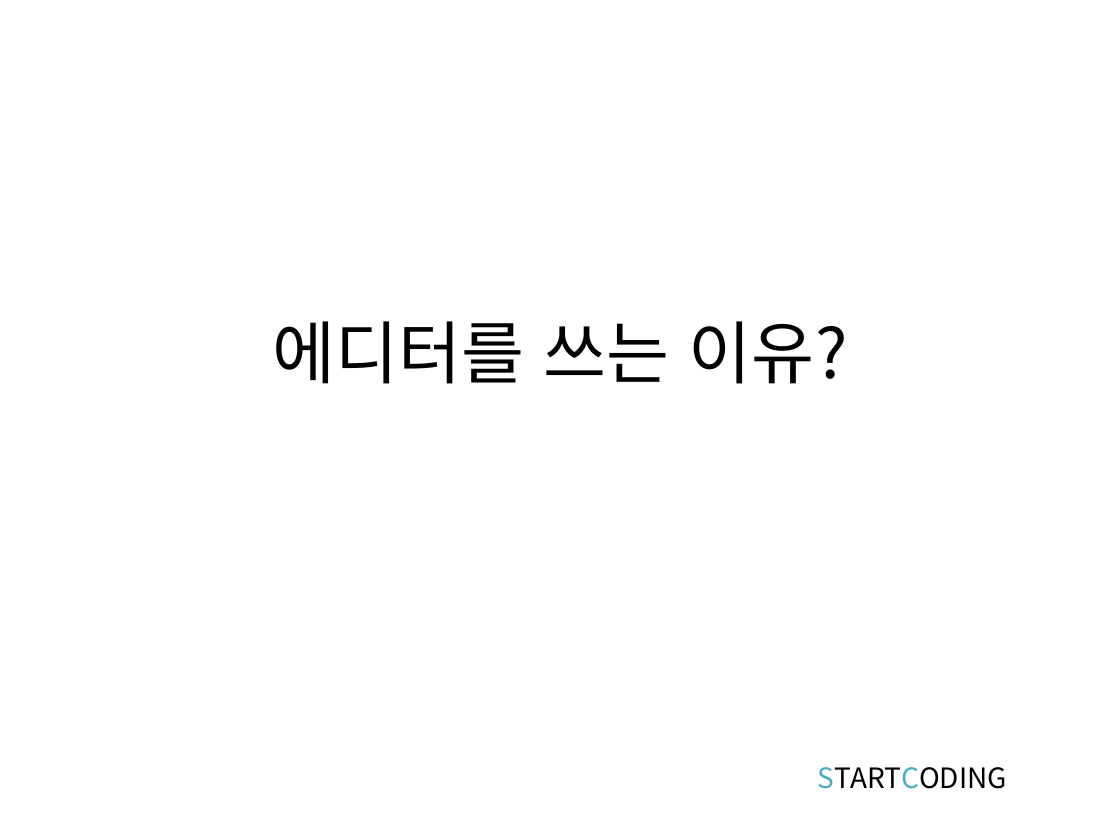
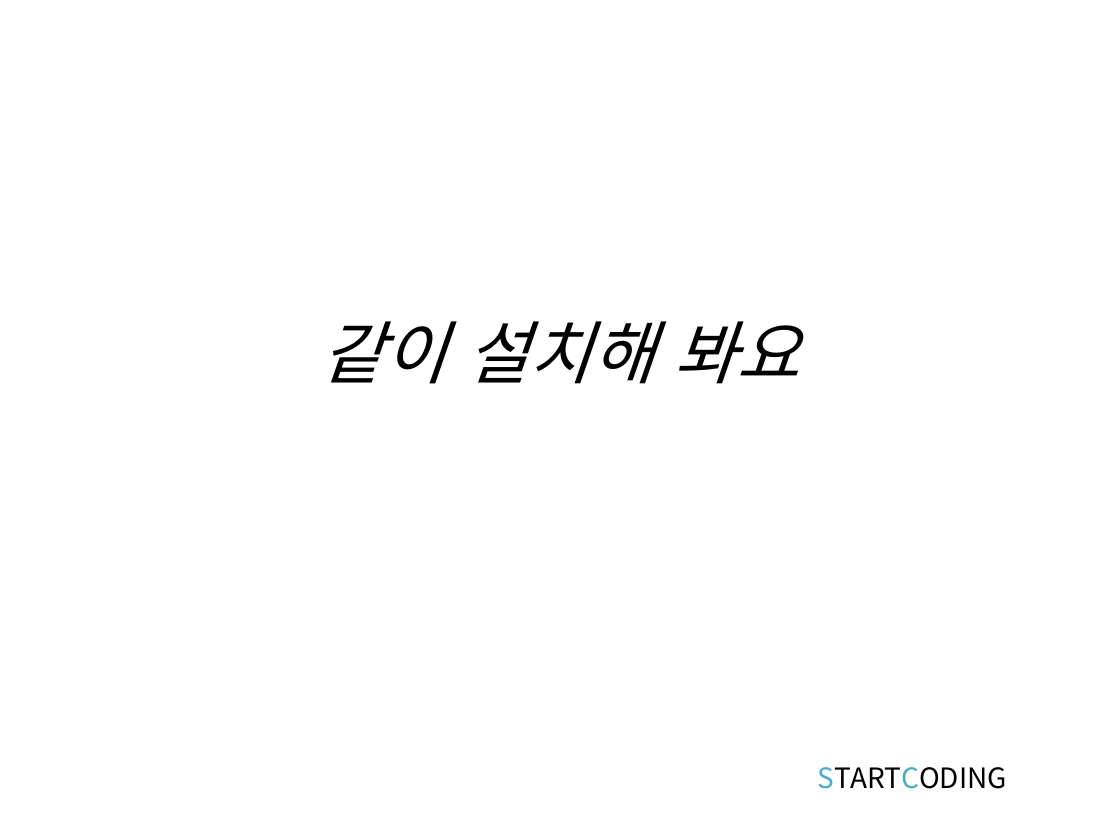
Before and after one commit to kwonkijun/web, a slide deck: slide 6 of 프론트엔드기초(PPT)/웹프로그래밍 2강_프로그램설치.pptx. Drawn at 1120x840 pixels with LibreOffice and Linux fonts; fonts in the diff are those of the drawing. Boxes give left, top, right and bottom in pixels: in the first picture for what was removed or moved away, otherwise in the second. Text is boxed around its words. In the diff, an @@ line names an element or a change of style, - is before the commit and + after.

```diff
--- a/프론트엔드기초(PPT)/웹프로그래밍 2강_프로그램설치.pptx
+++ b/프론트엔드기초(PPT)/웹프로그래밍 2강_프로그램설치.pptx
@@ title at bbox=[320, 321, 799, 384]: text changed; italic on @@
-에디터를 쓰는 이유?
+같이 설치해 봐요
```
Also in this commit, not shown: 1 other slide changed, 27 other files.
